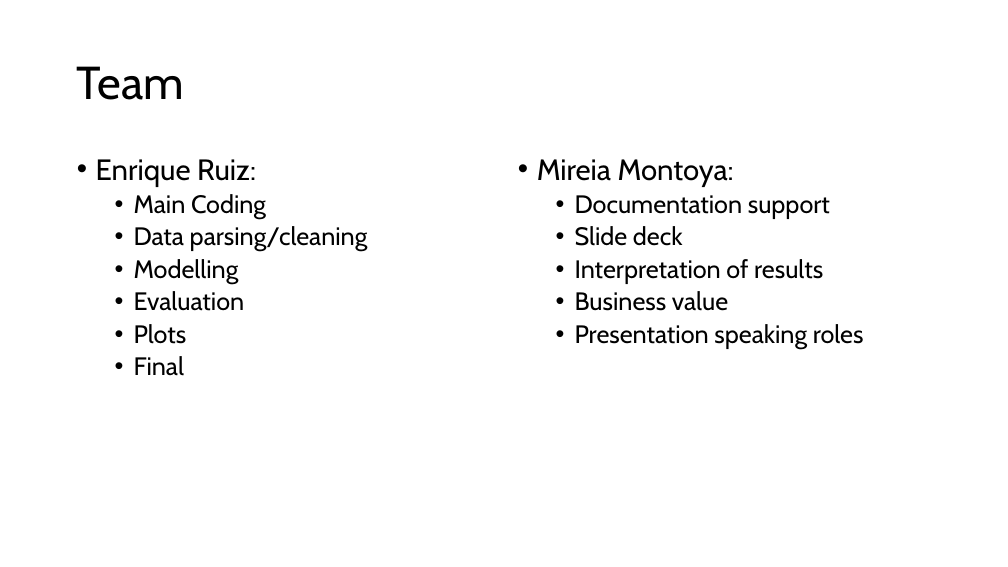
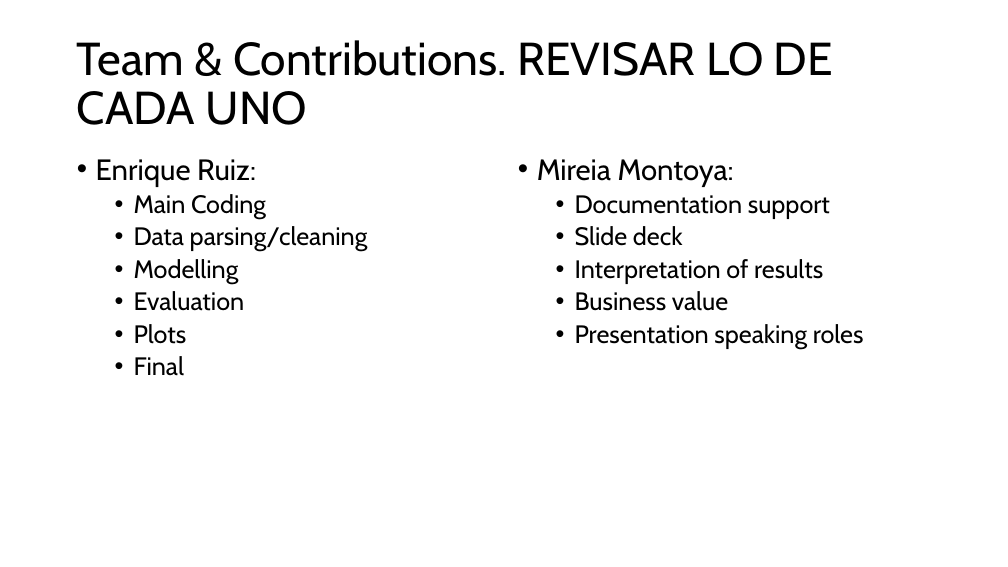
Before and after one commit to mireiamonbu/Spanish-Forecasters-MireiaMontoya-EnriqueRuiz, a slide deck: slide 2 of presentation/CapstonProject.pptx. Drawn at 1008x567 pixels with LibreOffice and Linux fonts; fonts in the diff are those of the drawing. Boxes give left, top, right and bottom in pixels: in the first picture for what was removed or moved away, otherwise in the second. Text is boxed around its words. In the diff, an @@ line names an element or a change of style, - is before the commit and + after.

```diff
--- a/presentation/CapstonProject.pptx
+++ b/presentation/CapstonProject.pptx
@@ title at <box>77,40,833,125</box>: text changed @@
-Team
+Team & Contributions. REVISAR LO DE CADA UNO
```
Also in this commit, not shown: 4 other slides changed, 6 slides added, 2 slides removed, 1 other file.
